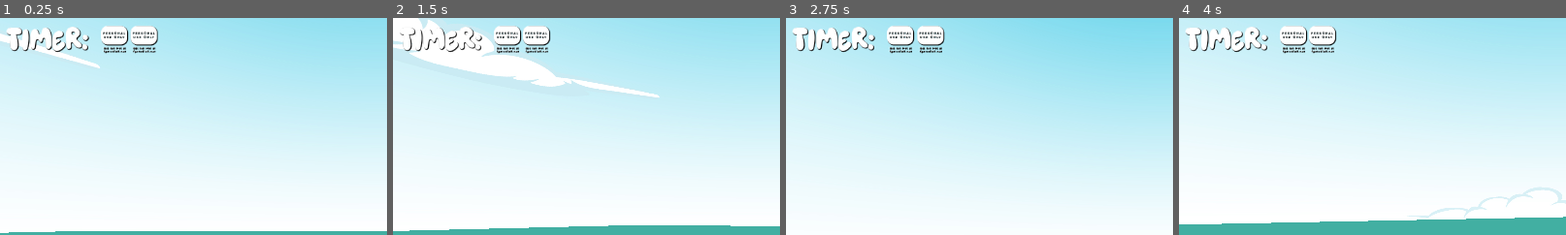
Above: before the commit, frames 1-4 (left to right).
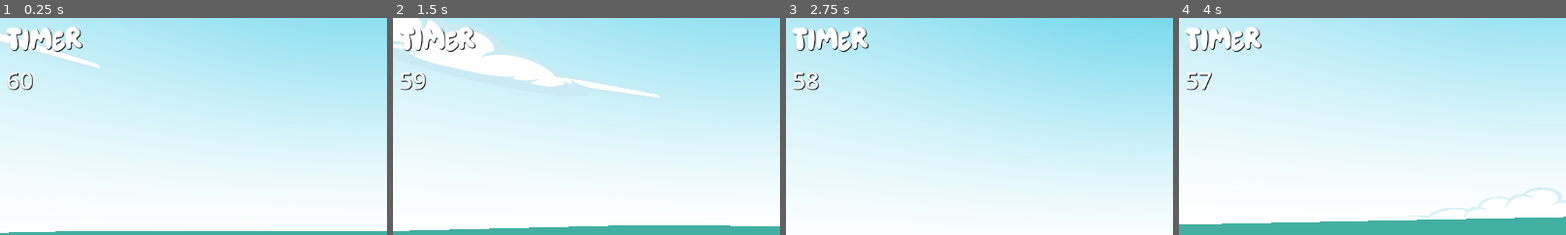
Above: after the commit, the same moments.

Repository: blissels/poly-quake-2
Game: Godot game, scene res://scenes/world.tscn
The game is run twice, just before and just after one commit, with the same random seed, the same clock (stepped at 60 frames per second) and the same inputs.
Inputs (mouse positions are % of the whole screen's width and height, from its top left):
- Up to frame 1 (0.25 s): no input
- Up to frame 2 (1.5 s): tap Enter at 0.5 s; move the mouse to (55, 50) at 0.52 s; hold W (forward) from 0.53 s (still down); tap B (build_mode) at 0.6 s; tap Space (jump) at 0.77 s; move the mouse to (45, 50) at 1.27 s; tap V (destroy_mode) at 1.35 s
- Up to frame 3 (2.75 s): keep holding W (forward); tap Space (jump) at 1.52 s; move the mouse to (52, 48) at 2.02 s; click (52, 48) at 2.1 s
- Up to frame 4 (4 s): keep holding W (forward); tap Space (jump) at 2.75, 3.02, 3.77 s; move the mouse to (49, 52) at 2.77 s; tap E (next_item) at 2.85 s; tap Enter at 3.5 s; move the mouse to (57, 51) at 3.52 s; tap Q (previous_item) at 3.6 s
The pictures show only the part of the screen within x 1-51%, y 2-52%; the shares and areas given below are measured in that part.

The runs differ from the first frame. In frame 1, 1.9% of the frame differs, in the area x 2-41%, y 3-34%; in frame 2, 1.8%; in frame 3, 1.9%, in the area x 2-42%, y 3-34%; in frame 4, 1.8%.

Commit message:
update earthquake

Diff:
--- a/project.godot
+++ b/project.godot
@@ -25,6 +25,7 @@
 [global_group]
 
 Objects=""
+main_camera=""
 
 [input]
 
--- a/scenes/interface/main_level.tscn
+++ b/scenes/interface/main_level.tscn
@@ -44,13 +44,18 @@
 wait_time = 60.0
 one_shot = true
 
+[node name="Label" type="Label" parent="HBoxContainer/MarginContainer/Game Identity" unique_id=1619249706]
+layout_mode = 2
+theme_override_colors/font_shadow_color = Color(0, 0, 0, 1)
+theme_override_fonts/font = ExtResource("2_ig700")
+theme_override_font_sizes/font_size = 50
+text = "Timer"
+
 [node name="TimerLabel" type="Label" parent="HBoxContainer/MarginContainer/Game Identity" unique_id=1843947115]
 layout_mode = 2
 size_flags_vertical = 2
 theme_override_colors/font_shadow_color = Color(0, 0, 0, 1)
-theme_override_fonts/font = ExtResource("2_ig700")
-theme_override_font_sizes/font_size = 50
-text = " Timer: "
+theme_override_font_sizes/font_size = 35
 vertical_alignment = 1
 
 [node name="LevelGuide" type="VBoxContainer" parent="HBoxContainer/MarginContainer" unique_id=552472291]
--- a/scripts/earthquake_manager.gd
+++ b/scripts/earthquake_manager.gd
@@ -1,18 +1,29 @@
 # AI GENERATED SCRIPT
+# res://scripts/earthquake_manager.gd
 # res://scripts/earthquake_manager.gd
 extends Node
 
 signal earthquake_ended(scale: float, blocks_survived: int)
 
-const SHAKE_DURATION   := 10.0
-const IMPULSE_INTERVAL := 0.12
-const FALL_THRESHOLD   := 1.5
+const SHAKE_DURATION      := 10.0
+const IMPULSE_INTERVAL    := 0.12
+const FALL_THRESHOLD      := 1.5
+
+# --- Camera Shake ---
+const CAM_SHAKE_INTENSITY := 0.08   # Seberapa jauh kamera bergeser
+const CAM_SHAKE_SPEED     := 18.0   # Seberapa cepat kamera bergetar
 
 var earthquake_scale : float = 0.0
 var is_shaking       : bool  = false
 var shake_timer      : float = 0.0
 var impulse_timer    : float = 0.0
 var block_origins    : Dictionary = {}
+
+# Camera shake state
+var cam_shake_amount  : float = 0.0
+var cam_origin        : Vector3 = Vector3.ZERO
+var camera_node       : Camera3D = null
+var cam_shake_time    : float = 0.0
 
 # =============================================
 func start_earthquake() -> void:
@@ -32,6 +43,14 @@
 	for block in placed_blocks:
 		block_origins[block] = block.global_position
 
+	# Setup camera shake
+	var cameras = get_tree().get_nodes_in_group("main_camera")
+	if cameras.size() > 0:
+		camera_node  = cameras[0]
+		cam_origin   = camera_node.position
+		# Intensitas kamera sesuai skala gempa
+		cam_shake_amount = CAM_SHAKE_INTENSITY * ((earthquake_scale - 4.0) / 3.5)
+
 	print("🌍 GEMPA! Skala: %.1f SR | Total blok: %d" % [earthquake_scale, placed_blocks.size()])
 
 # =============================================
@@ -41,6 +60,10 @@
 
 	shake_timer   -= delta
 	impulse_timer -= delta
+	cam_shake_time += delta
+
+	# --- Camera Shake per frame ---
+	_update_camera_shake(delta)
 
 	if shake_timer <= 0.0:
 		_finish_earthquake()
@@ -51,45 +74,81 @@
 		_shake_all_blocks()
 
 # =============================================
+func _update_camera_shake(delta: float) -> void:
+	if camera_node == null:
+		return
+
+	# Gunakan noise berbasis waktu agar gerakan smooth & natural
+	var t : float = cam_shake_time * CAM_SHAKE_SPEED
+	var shake_offset := Vector3(
+		sin(t * 1.7) * cam_shake_amount,
+		sin(t * 2.3) * cam_shake_amount * 0.6,
+		sin(t * 1.1) * cam_shake_amount * 0.3
+	)
+	camera_node.position = cam_origin + shake_offset
+
+# =============================================
 func _shake_all_blocks() -> void:
 	var placed_blocks = get_tree().get_nodes_in_group("placed_blocks")
 
-	# Intensitas 0.0 (SR 4.0) sampai 1.0 (SR 7.5)
 	var intensity    : float = (earthquake_scale - 4.0) / 3.5
 	var pos_strength : float = lerp(0.03, 0.3, intensity)
 	var rot_strength : float = lerp(0.01, 0.1, intensity)
+
+	# ✅ BINDING: Satu vektor dasar untuk semua blok
+	# Semua blok bergerak ke arah yang sama = terasa saling terikat
+	var base_offset := Vector3(
+		randf_range(-pos_strength, pos_strength),
+		randf_range(-pos_strength * 0.1, 0.0),  # Sedikit ke bawah saja
+		randf_range(-pos_strength, pos_strength)
+	)
+	var base_rot := Vector3(
+		randf_range(-rot_strength, rot_strength) * 0.5,
+		0.0,
+		randf_range(-rot_strength, rot_strength) * 0.5
+	)
 
 	for block in placed_blocks:
 		if not is_instance_valid(block):
 			continue
 
-		var offset := Vector3(
-			randf_range(-pos_strength, pos_strength),
-			randf_range(-pos_strength * 0.2, pos_strength * 0.05),
-			randf_range(-pos_strength, pos_strength)
+		# ✅ Noise kecil per blok (10% dari base) agar tidak 100% kaku
+		var noise_pos := Vector3(
+			randf_range(-1.0, 1.0) * pos_strength * 0.1,
+			randf_range(-1.0, 1.0) * pos_strength * 0.05,
+			randf_range(-1.0, 1.0) * pos_strength * 0.1
 		)
-		var rot_delta := Vector3(
-			randf_range(-rot_strength, rot_strength),
-			randf_range(-rot_strength * 0.3, rot_strength * 0.3),
-			randf_range(-rot_strength, rot_strength)
+		var noise_rot := Vector3(
+			randf_range(-1.0, 1.0) * rot_strength * 0.1,
+			0.0,
+			randf_range(-1.0, 1.0) * rot_strength * 0.1
 		)
 
+		var final_pos : Vector3 = block.global_position + base_offset + noise_pos
+		var final_rot : Vector3 = block.rotation + base_rot + noise_rot
+
 		var tween = create_tween()
-		tween.tween_property(block, "global_position", block.global_position + offset, 0.06)
-		tween.tween_property(block, "rotation", block.rotation + rot_delta, 0.06)
+		tween.tween_property(block, "global_position", final_pos, 0.06)
+		tween.tween_property(block, "rotation", final_rot, 0.06)
 
 # =============================================
 func _finish_earthquake() -> void:
 	is_shaking = false
+
+	# Reset kamera ke posisi semula
+	if camera_node != null:
+		var tween = create_tween()
+		tween.tween_property(camera_node, "position", cam_origin, 0.3)
+		camera_node = null
+
 	var placed_blocks = get_tree().get_nodes_in_group("placed_blocks")
-
 	var survived := 0
 	for block in placed_blocks:
 		if not is_instance_valid(block):
 			continue
 		if block_origins.has(block):
-			var origin := block_origins[block] as Vector3          # ✅ fix
-			var drop: float = origin.y - block.global_position.y  # ✅ fix
+			var origin : Vector3 = block_origins[block] as Vector3
+			var drop   : float   = origin.y - block.global_position.y
 			if drop < FALL_THRESHOLD:
 				survived += 1
 
--- a/scripts/game_identity.gd
+++ b/scripts/game_identity.gd
@@ -21,7 +21,7 @@
 
 func _update_timer_display() -> void:
 	var sisa_waktu := ceili(build_timer.time_left) # Dibulatkan ke atas
-	timer_label.text = "Timer: %d" % sisa_waktu
+	timer_label.text = "%d" % sisa_waktu
 
 	if sisa_waktu <= 10:
 		timer_label.modulate = Color.RED
@@ -32,7 +32,7 @@
 
 func _on_build_timer_timeout() -> void:
 	is_building_phase = false
-	timer_label.text = "Timer: 0"
+	timer_label.text = "0"
 	timer_label.modulate = Color.DARK_RED
 
 	print("Fase Membangun selesai! Memulai Fase Gempa...")
